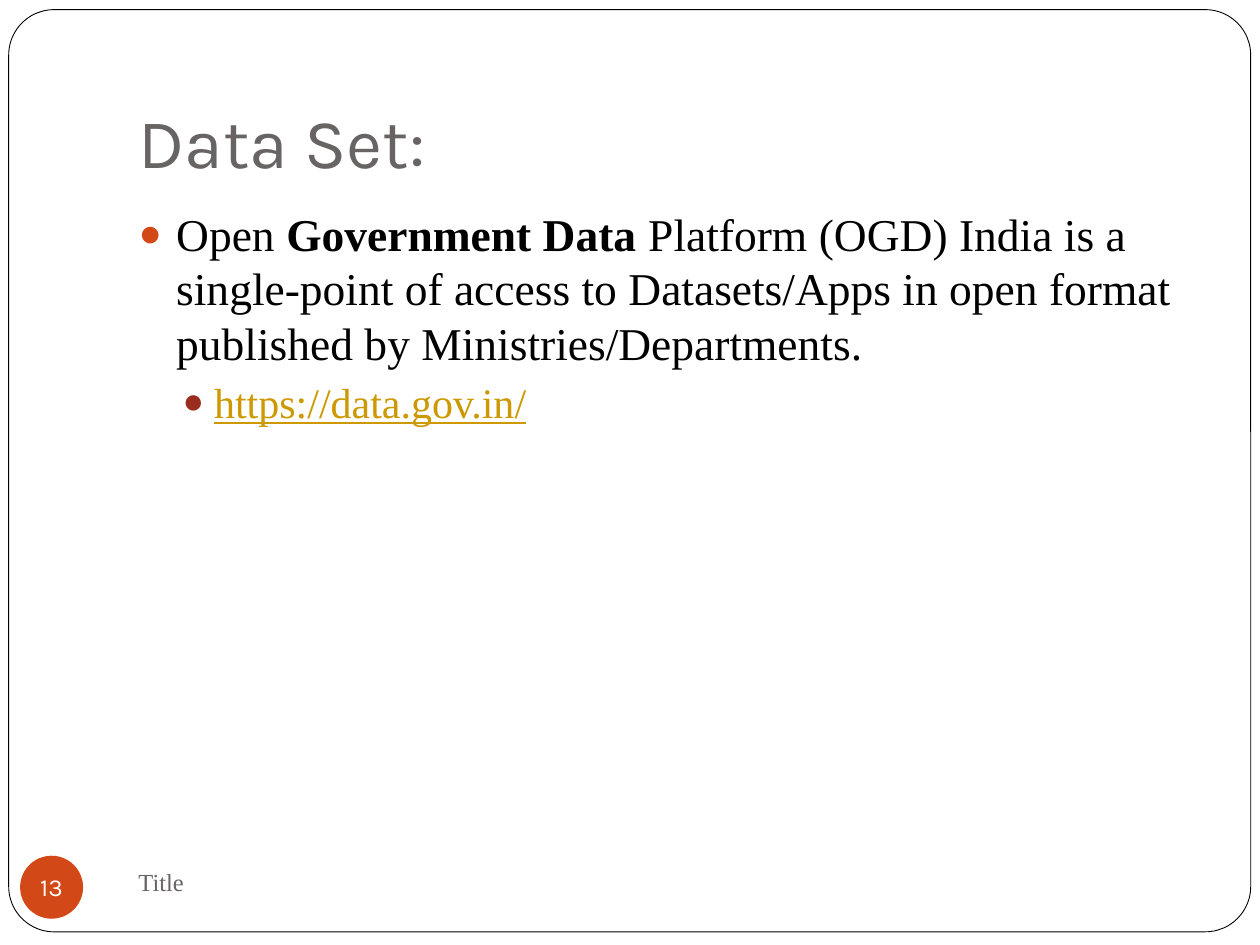
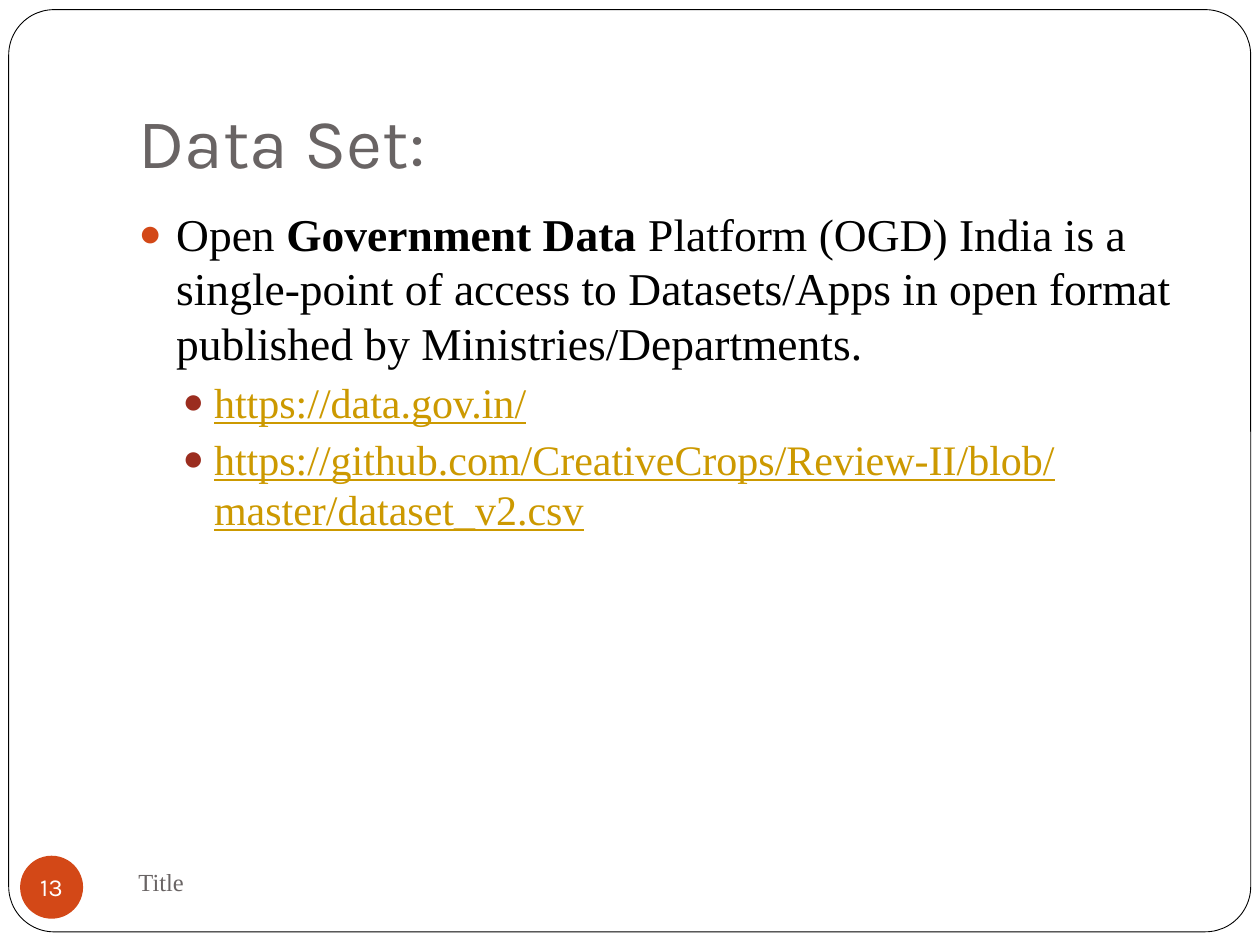
Before and after one commit to CreativeCrops/review-III, a slide deck: slide 13 of Second Review Presentation.pptx. Drawn at 1260x945 pixels with LibreOffice and Linux fonts; fonts in the diff are those of the drawing. Boxes give left, top, right and bottom in pixels: in the first picture for what was removed or moved away, otherwise in the second. Text is boxed around its words. In the diff, an @@ line names an element or a change of style, - is before the commit and + after.

```diff
--- a/Second Review Presentation.pptx
+++ b/Second Review Presentation.pptx
@@ text at [214,446,1055,531]: paragraph added @@
+  ● https://github.com/CreativeCrops/Review-II/blob/master/dataset_v2.csv
```
Also in this commit, not shown: 3 other slides changed, 1 other file.
